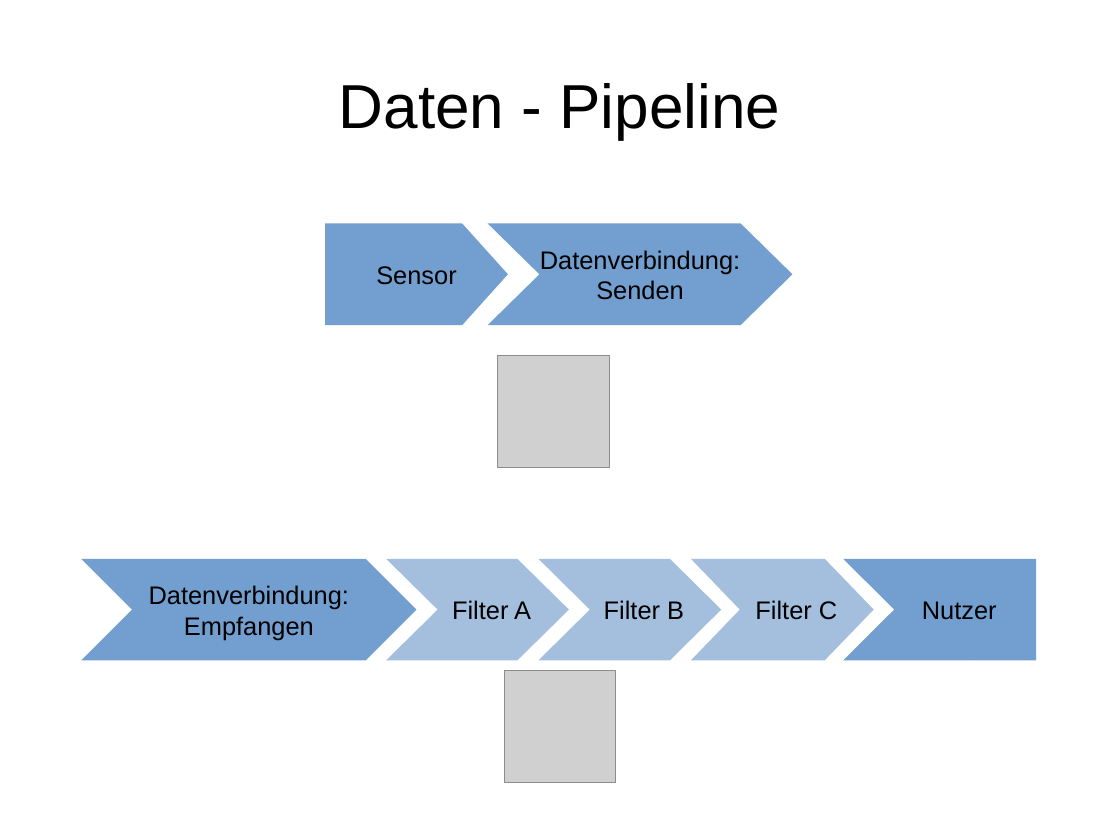
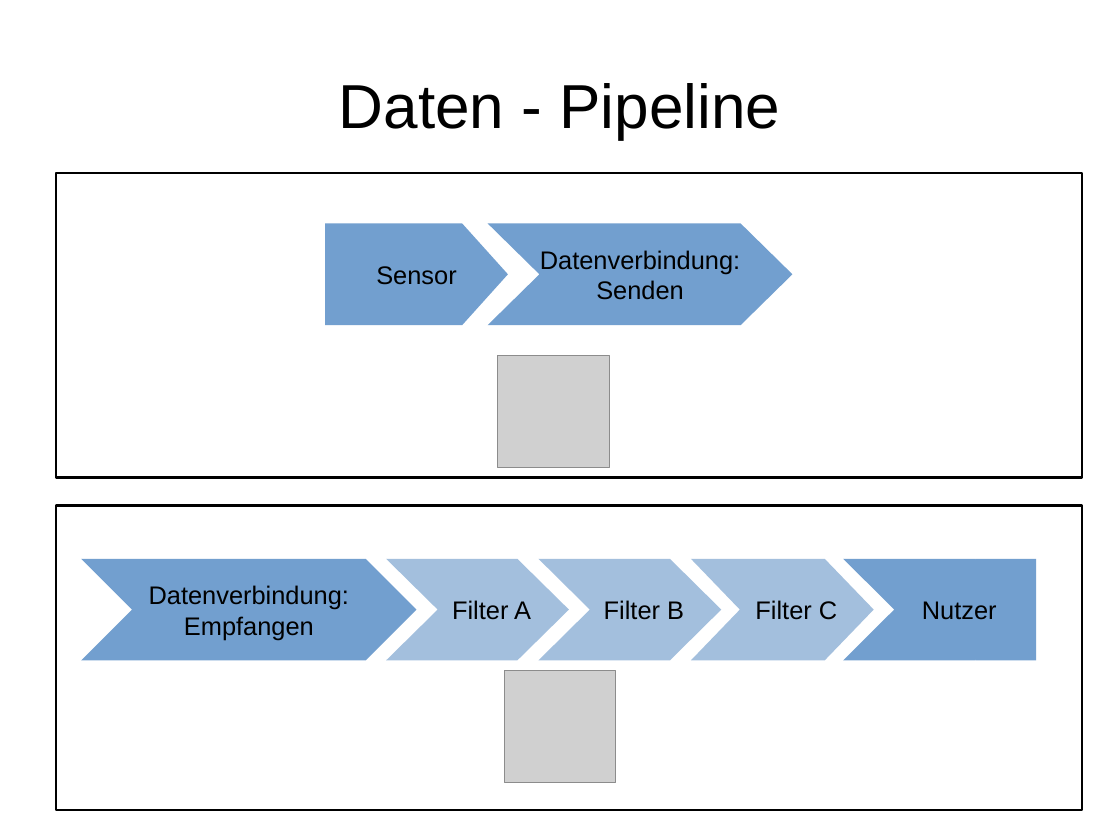
Before and after one commit to enra64/psychic-giggle, a slide deck: slide 8 of zwischenstand anfang dezember.odp. Drawn at 1120x840 pixels with LibreOffice and Linux fonts; fonts in the diff are those of the drawing; grey boxes stand for pictures. Boxes give left, top, right and bottom in pixels: in the first picture for what was removed or moved away, otherwise in the second. Text is boxed around its words. In the diff, an @@ line names an element or a change of style, - is before the commit and + after.

```diff
--- a/zwischenstand anfang dezember.odp
+++ b/zwischenstand anfang dezember.odp
@@ rectangle added at <box>56,173,1082,478</box>, outline #000000 1.5 pt @@
@@ rectangle added at <box>56,506,1082,811</box>, outline #000000 1.5 pt @@
```
Also in this commit, not shown: 1 other slide changed.
